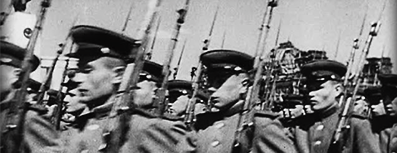
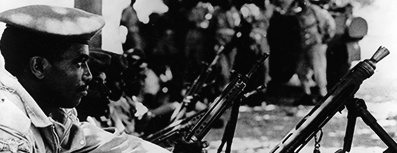
Revision of a layered w=397, h=153 image; what changed, layer by layer:
added layer "DeWatermark.ai_1740670176616" in group "Pics" over [0, 0, 397, 153]
